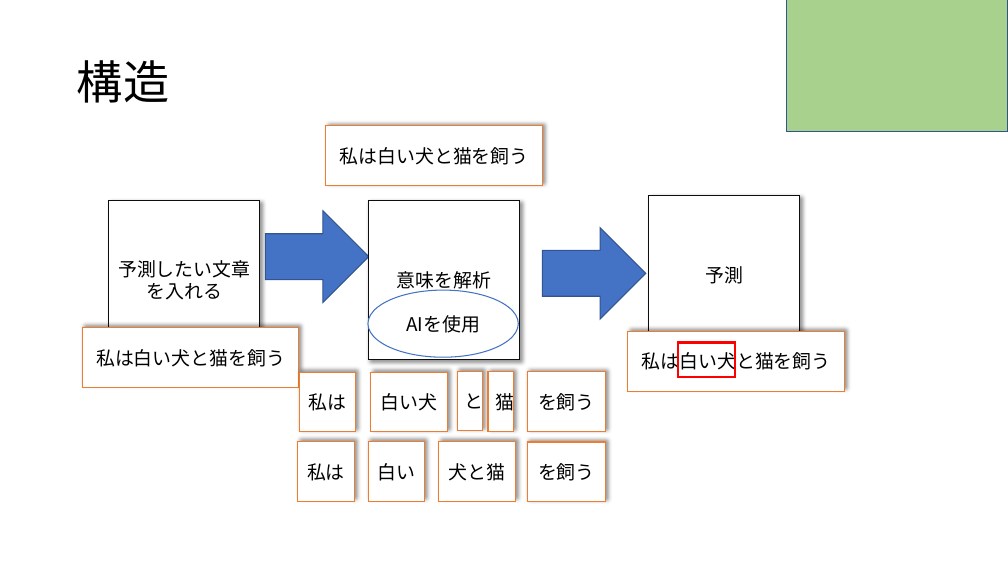
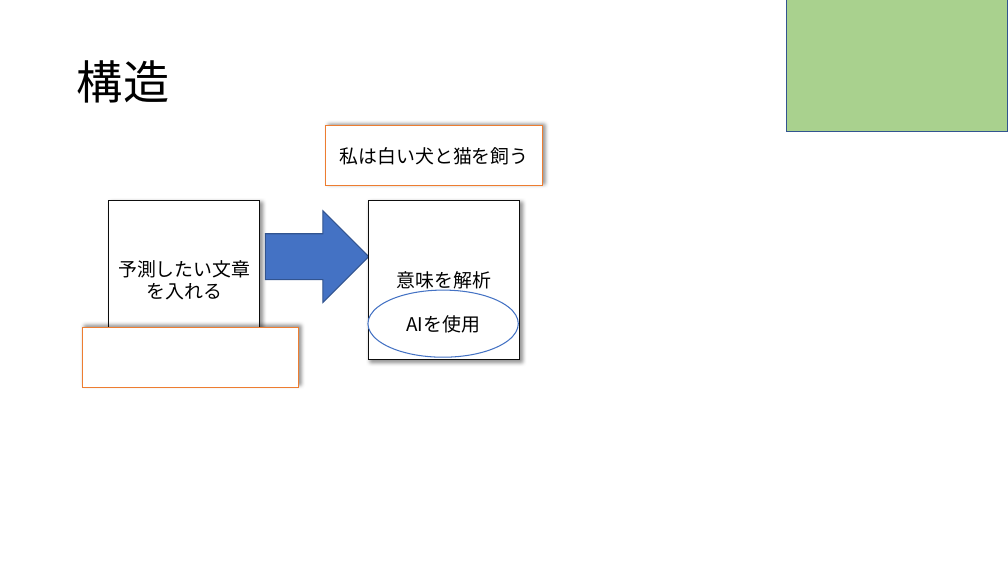
Before and after one commit to RikiishiSuzunosuke/AIspeaker_yosie, a slide deck: slide 2 of presentation/fasttext.pptx. Drawn at 1008x567 pixels with LibreOffice and Linux fonts; fonts in the diff are those of the drawing. Boxes give left, top, right and bottom in pixels: in the first picture for what was removed or moved away, otherwise in the second. Text is boxed around its words. In the diff, an @@ line names an element or a change of style, - is before the commit and + after.

Commit message:
update

```diff
--- a/presentation/fasttext.pptx
+++ b/presentation/fasttext.pptx
@@ rectangle removed at [649, 195, 800, 355] @@
-予測
@@ right arrow removed at [542, 228, 646, 319] @@
@@ text in rectangle at [96, 349, 285, 367]: text removed @@
-私は白い犬と猫を飼う
@@ rectangle removed at [628, 331, 845, 391] @@
-私は白い犬と猫を飼う
@@ rectangle removed at [678, 343, 734, 377] @@
@@ rectangle removed at [299, 372, 356, 432] @@
-私は
@@ rectangle removed at [371, 372, 447, 432] @@
-白い犬
@@ rectangle removed at [457, 371, 483, 431] @@
-と
@@ rectangle removed at [488, 372, 514, 432] @@
-猫
@@ rectangle removed at [528, 372, 606, 432] @@
-を飼う
@@ rectangle removed at [298, 442, 355, 501] @@
-私は
@@ rectangle removed at [368, 442, 425, 501] @@
-白い
@@ rectangle removed at [439, 442, 516, 501] @@
-犬と猫
@@ rectangle removed at [528, 442, 606, 502] @@
-を飼う
```
